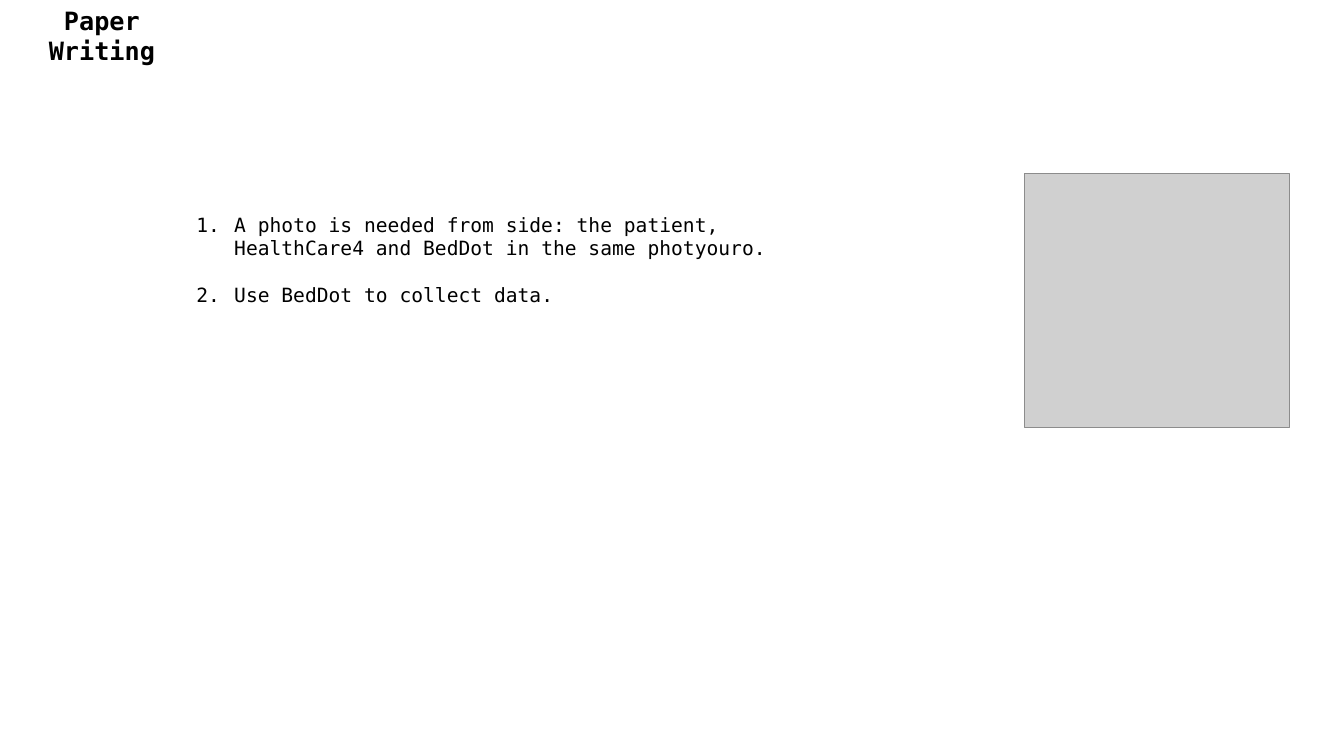
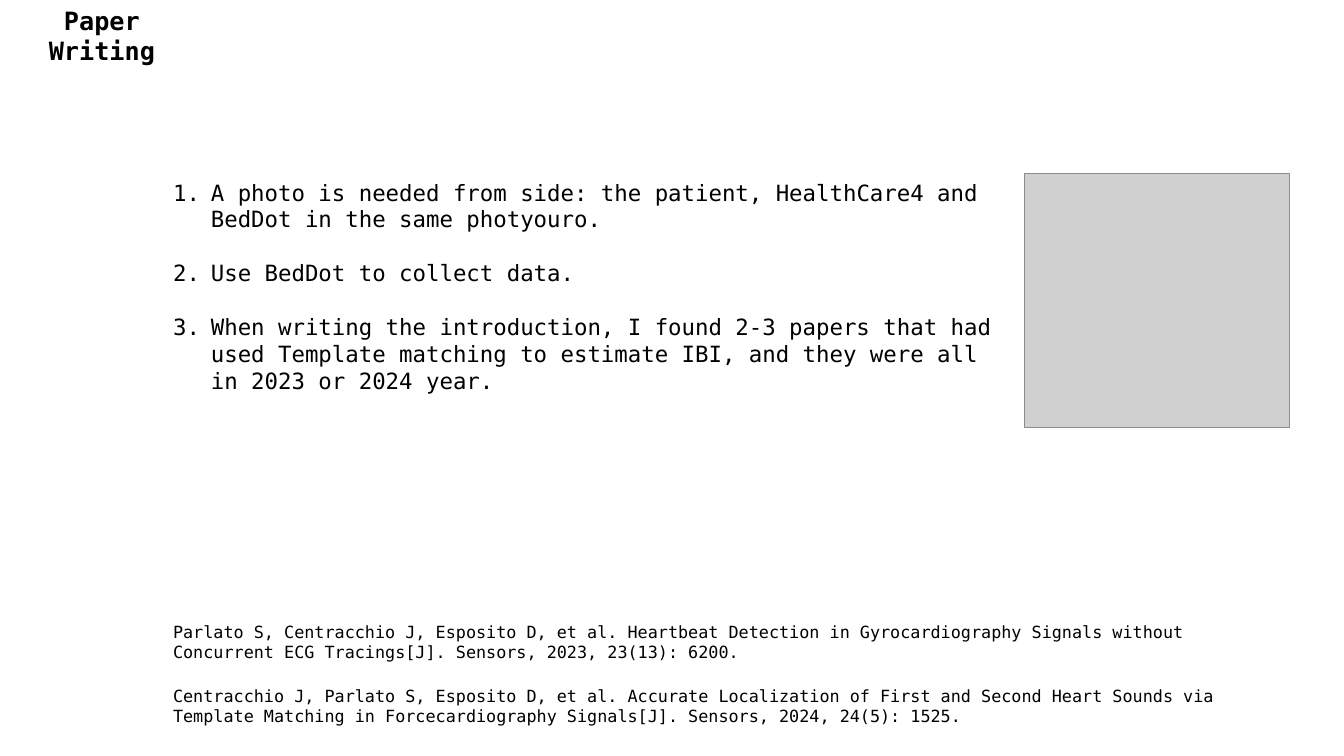
Before and after one commit to A-Big-Tortoise/Presentation, a slide deck: slide 9 of Presentation_0415_JiayuChen.pptx. Drawn at 1344x756 pixels with LibreOffice and Linux fonts; fonts in the diff are those of the drawing; grey boxes stand for pictures. Boxes give left, top, right and bottom in pixels: in the first picture for what was removed or moved away, otherwise in the second. Text is boxed around its words. In the diff, an @@ line names an element or a change of style, - is before the commit and + after.

```diff
--- a/Presentation_0415_JiayuChen.pptx
+++ b/Presentation_0415_JiayuChen.pptx
@@ text "A photo is needed from ...": place and size @@
-text "A photo is needed from ..." at box(234, 217, 766, 303)
+text "A photo is needed from ..." at box(211, 184, 991, 394)
@@ text at box(211, 184, 977, 282): size 14 to 16 pt in "A photo is needed from side: the ...", "Use BedDot to collect data." @@
@@ text at box(211, 318, 991, 394): paragraph added @@
+3. When writing the introduction, I found 2-3 papers that had used Template matching to estimate IBI, and they were all in 2023 or 2024 year.
@@ text added at box(173, 625, 1213, 726), 12 pt, text #000000 @@
+Parlato S, Centracchio J, Esposito D, et al. Heartbeat Detection in Gyrocardiography Signals without Concurrent ECG Tracings[J]. Sensors, 2023, 23(13): 6200.
+Centracchio J, Parlato S, Esposito D, et al. Accurate Localization of First and Second Heart Sounds via Template Matching in Forcecardiography Signals[J]. Sensors, 2024, 24(5): 1525.
```
Also in this commit, not shown: 5 other slides changed, 7 other files.
